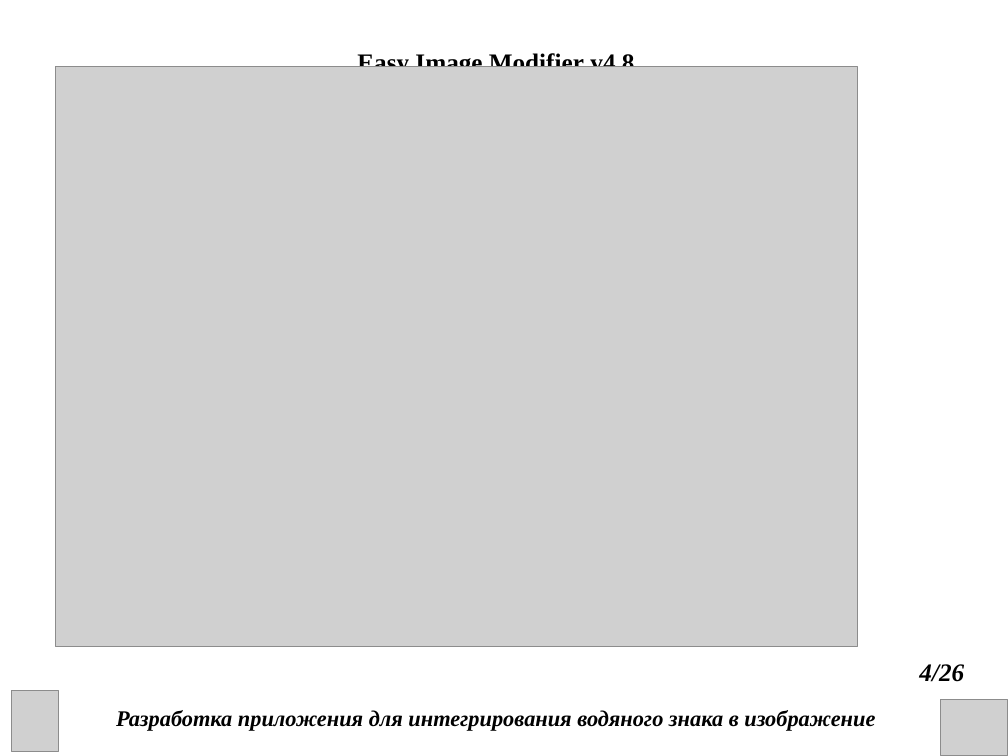
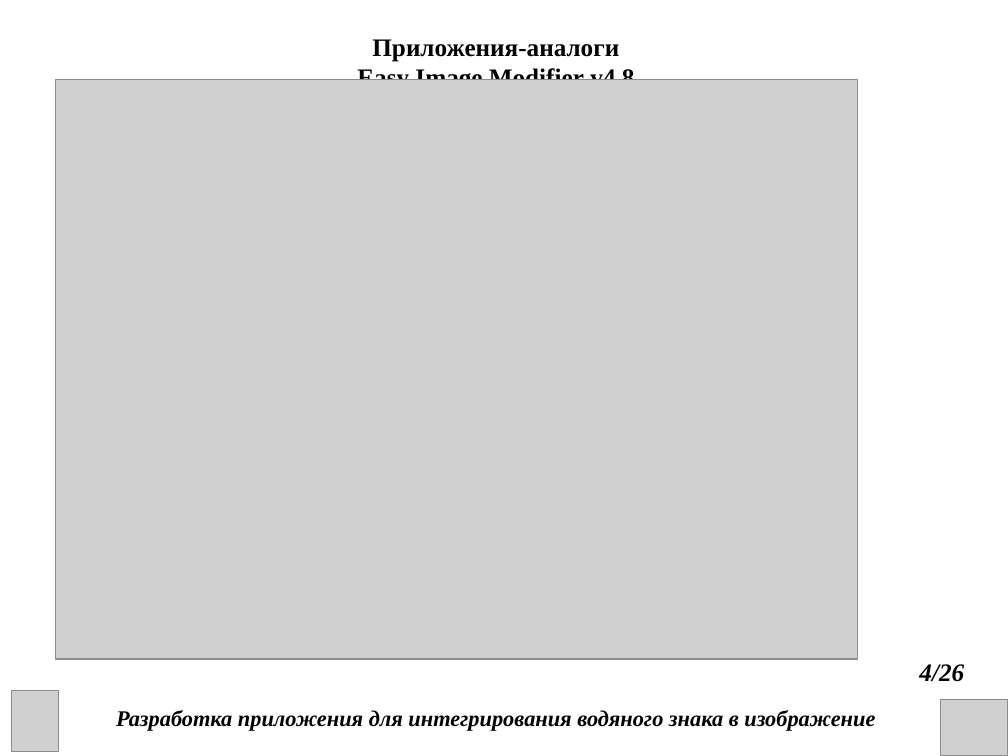
Before and after one commit to DanChoys1/DanChoys, a slide deck: slide 4 of КП презентация.ppt. Drawn at 1008x756 pixels with LibreOffice and Linux fonts; fonts in the diff are those of the drawing; grey boxes stand for pictures. Boxes give left, top, right and bottom in pixels: in the first picture for what was removed or moved away, otherwise in the second. Text is boxed around its words. In the diff, an @@ line names an element or a change of style, - is before the commit and + after.

```diff
--- a/КП презентация.ppt
+++ b/КП презентация.ppt
@@ text at (372,39,619,62): paragraph added @@
+Приложения-аналоги
@@ picture: place and size @@
-picture at (55,67,857,646)
+picture at (55,80,857,659)
```
Also in this commit, not shown: 10 other slides changed, 2 other files.
